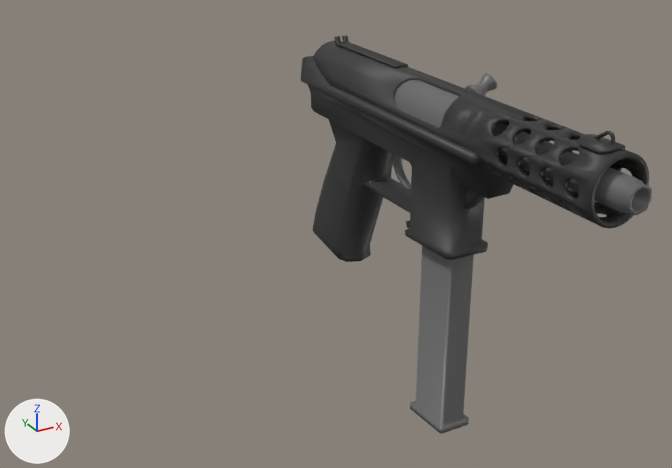
Two versions of the OBJ model resources/maps/tec-9.obj, one commit apart.
Both versions are drawn from a camera (50 mm lens) standing at (-2.91, -2.24, 0.94) and looking at (-1.54, 0.26, -0.3). The axes (+X, +Y, +Z) are drawn at lower left. The lights are the same throughout. Where no turn or scale is listed for an object, it has been applied to the vertices.

The first picture shows 'chargeur_chargeur_tec-9.030', 'poignee_handle_tec-9.010'.
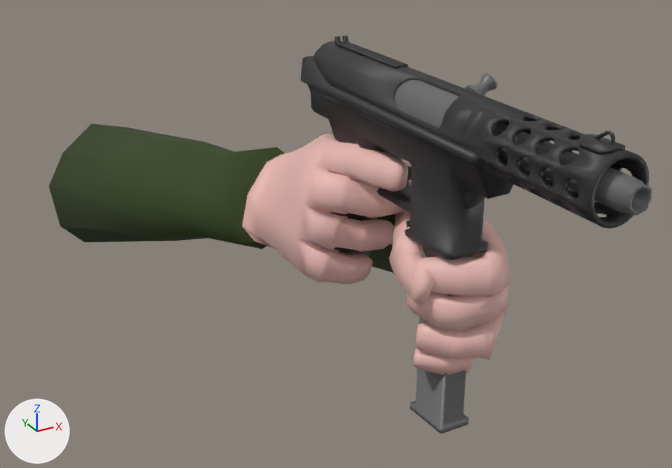
The newer file is also turned or shifted as a whole; pictures and numbers use the older file's frame.

What differs and where, as boxes [x1, y1, x2, y2] in the pictures (672 x 468 px):
'armmesh_Mesh', added: after [49, 124, 512, 375]
    faces in mat_material_006 (pink #ecbcb4): [242, 133, 512, 375]
    faces in mat_default_obj (dark green #314115): [49, 124, 412, 273]
'chargeur_chargeur_tec-9.030', unchanged, covered by the edit: [410, 246, 474, 434] in both

The change, as a list of edits to the scene's bpy script:
```text
Add mat_default_obj:
    mat_default_obj = principled_material('Default_OBJ')
    mat_default_obj.base_color = (0.0306, 0.0536, 0.00773)  # dark green #314115
    mat_default_obj.roughness = 0.853
Add mat_material_006:
    mat_material_006 = principled_material('Material.006')
    mat_material_006.base_color = (0.839, 0.503, 0.456)  # pink #ecbcb4
    mat_material_006.roughness = 0.526
Add me_armmesh_mesh:
    me_armmesh_mesh.from_pydata(...)  # 636 vertices, 1264 faces; spans x -1.43..-0.07, y -1.34..0.83, z -1.08..-0.16
    me_armmesh_mesh.polygons.foreach_set('use_smooth', [True] * 1264)
    # faces by material slot: [1091, 173]
    me_armmesh_mesh.materials.append(mat_material_006)  # pink #ecbcb4
    me_armmesh_mesh.materials.append(mat_default_obj)  # dark green #314115
Add ob_armmesh_mesh:
    ob_armmesh_mesh = bpy.data.objects.new('armmesh_Mesh', me_armmesh_mesh)
    ob_armmesh_mesh.location = (-0.792, 0.781, 0.256)
```
